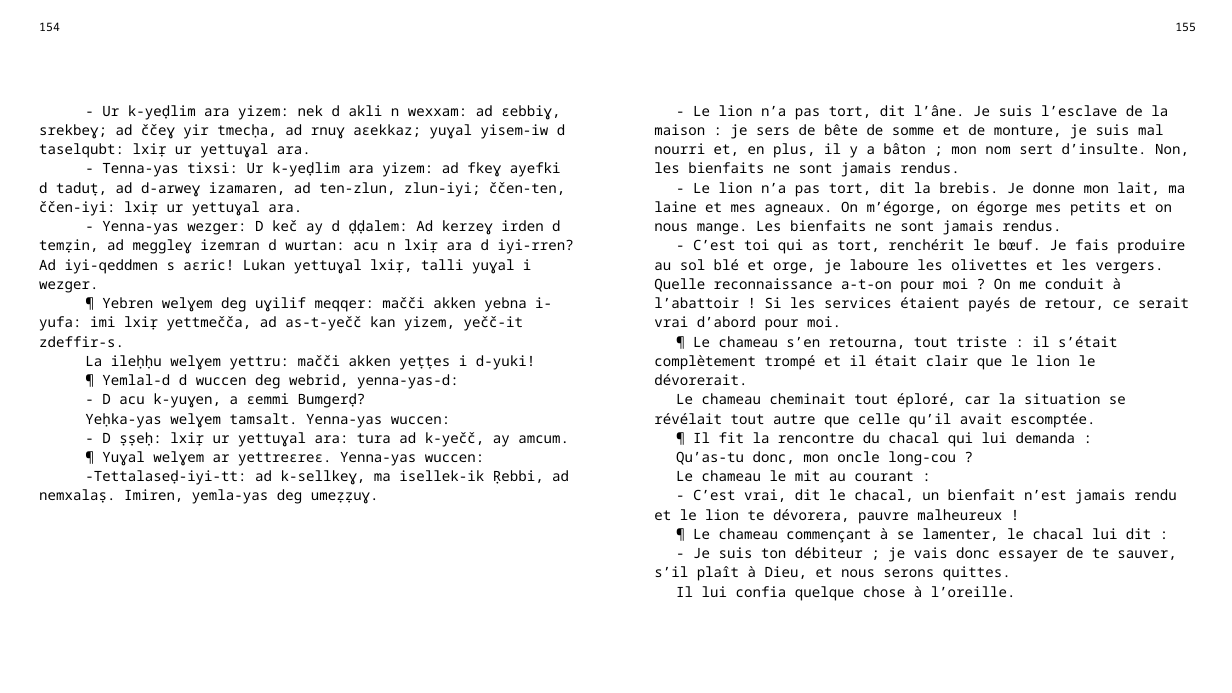
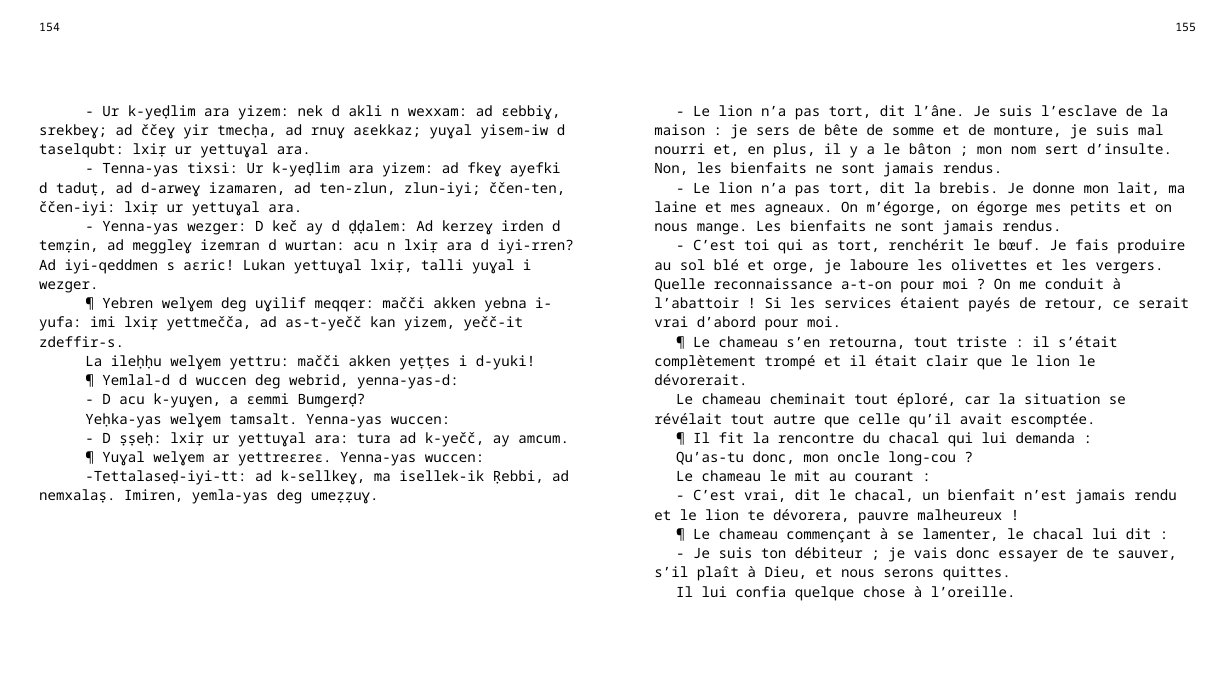
Before and after one commit to sferhah/tamacahut_n_wuccen, a slide deck: slide 73 of Uccen.ConsoleApp/uccen.pptx. Drawn at 1232x693 pixels with LibreOffice and Linux fonts; fonts in the diff are those of the drawing. Boxes give left, top, right and bottom in pixels: in the first picture for what was removed or moved away, otherwise in the second. Text is boxed around its words. In the diff, an @@ line names an element or a change of style, - is before the commit and + after.

```diff
--- a/Uccen.ConsoleApp/uccen.pptx
+++ b/Uccen.ConsoleApp/uccen.pptx
@@ table at (x1=30, y1=15, x2=1205, y2=668) @@
-row 3, column 3: - Le lion n’a pas tort, dit l’âne. Je suis l’esclave de la maison : je sers de bête de somme et de monture, je suis mal nourri et, en plus, il y a bâton ; mon nom sert d’insulte. Non, les bienfaits ne sont jamais rendus. / - Le lion n’a pas tort, dit la brebis. Je donne mon lait, ma laine et mes agneaux. On m’égorge, on égorge mes petits et on nous mange. Les bienfaits ne sont jamais rendus. / - C’est toi qui as tort, renchérit le bœuf. Je fais produire au sol blé et orge, je laboure les olivettes et les vergers. Quelle reconnaissance a-t-on pour moi ? On me conduit à l’abattoir ! Si les services étaient payés de retour, ce serait vrai d’abord pour moi. / ¶ Le chameau s’en retourna, tout triste : il s’était complètement trompé et il était clair que le lion le dévorerait. / Le chameau cheminait tout éploré, car la situation se révélait tout autre que celle qu’il avait escomptée. / ¶ Il fit la rencontre du chacal qui lui demanda : / Qu’as-tu donc, mon oncle long-cou ? / Le chameau le mit au courant : / - C’est vrai, dit le chacal, un bienfait n’est jamais rendu et le lion te dévorera, pauvre malheureux ! / ¶ Le chameau commençant à se lamenter, le chacal lui dit : / - Je suis ton débiteur ; je vais donc essayer de te sauver, s’il plaît à Dieu, et nous serons quittes. / Il lui confia quelque chose à l’oreille.
+row 3, column 3: - Le lion n’a pas tort, dit l’âne. Je suis l’esclave de la maison : je sers de bête de somme et de monture, je suis mal nourri et, en plus, il y a le bâton ; mon nom sert d’insulte. Non, les bienfaits ne sont jamais rendus. / - Le lion n’a pas tort, dit la brebis. Je donne mon lait, ma laine et mes agneaux. On m’égorge, on égorge mes petits et on nous mange. Les bienfaits ne sont jamais rendus. / - C’est toi qui as tort, renchérit le bœuf. Je fais produire au sol blé et orge, je laboure les olivettes et les vergers. Quelle reconnaissance a-t-on pour moi ? On me conduit à l’abattoir ! Si les services étaient payés de retour, ce serait vrai d’abord pour moi. / ¶ Le chameau s’en retourna, tout triste : il s’était complètement trompé et il était clair que le lion le dévorerait. / Le chameau cheminait tout éploré, car la situation se révélait tout autre que celle qu’il avait escomptée. / ¶ Il fit la rencontre du chacal qui lui demanda : / Qu’as-tu donc, mon oncle long-cou ? / Le chameau le mit au courant : / - C’est vrai, dit le chacal, un bienfait n’est jamais rendu et le lion te dévorera, pauvre malheureux ! / ¶ Le chameau commençant à se lamenter, le chacal lui dit : / - Je suis ton débiteur ; je vais donc essayer de te sauver, s’il plaît à Dieu, et nous serons quittes. / Il lui confia quelque chose à l’oreille.
```
Also in this commit, not shown: 5 other slides changed, 2 other files.
